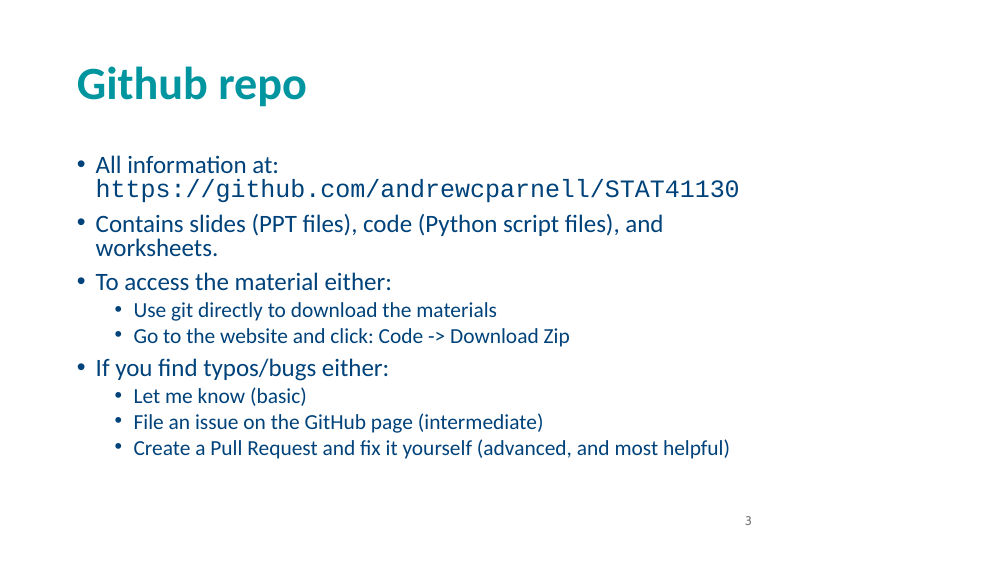
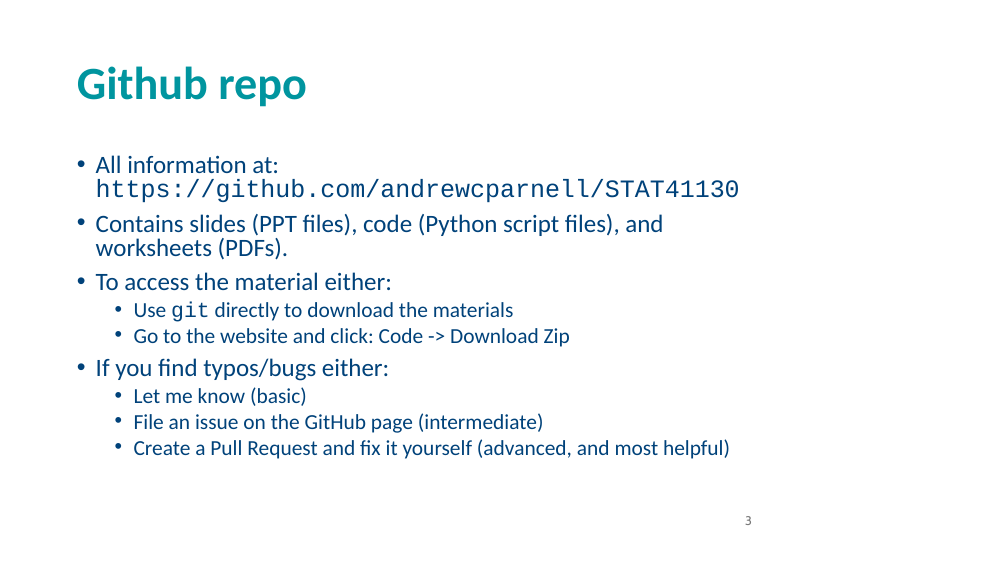
Before and after one commit to andrewcparnell/STAT41130, a slide deck: slide 3 of slides/day 1/D1C1_LR_NNs.pptx. Drawn at 1008x567 pixels with LibreOffice and Linux fonts; fonts in the diff are those of the drawing; background and template pictures are left out. Boxes give left, top, right and bottom in pixels: in the first picture for what was removed or moved away, otherwise in the second. Text is boxed around its words. In the diff, an @@ line names an element or a change of style, - is before the commit and + after.

```diff
--- a/slides/day 1/D1C1_LR_NNs.pptx
+++ b/slides/day 1/D1C1_LR_NNs.pptx
@@ text at [96,214,663,260]: text changed @@
-• Contains slides (PPT files), code (Python script files), and worksheets.
+• Contains slides (PPT files), code (Python script files), and worksheets (PDFs).
@@ text at [134,302,514,322]: font Calibri to Courier New in "git" @@
```
Also in this commit, not shown: 7 other slides changed.
